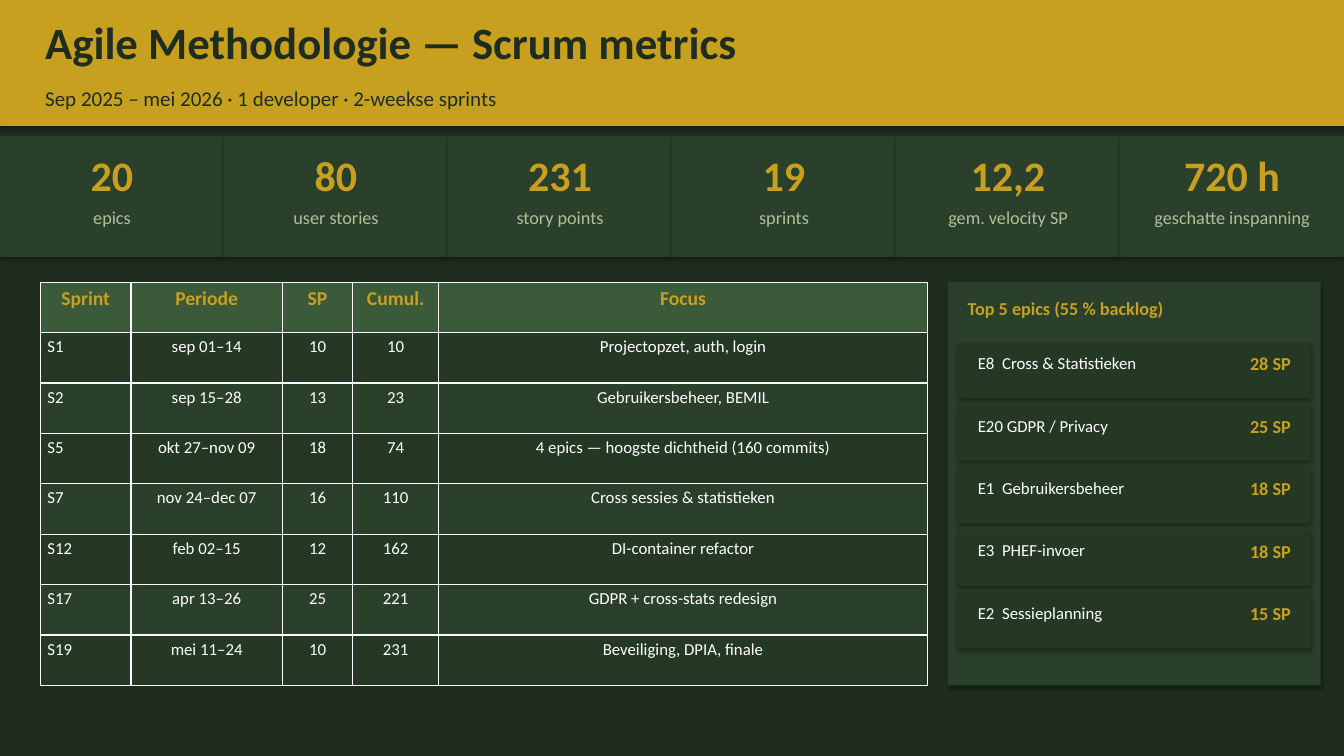
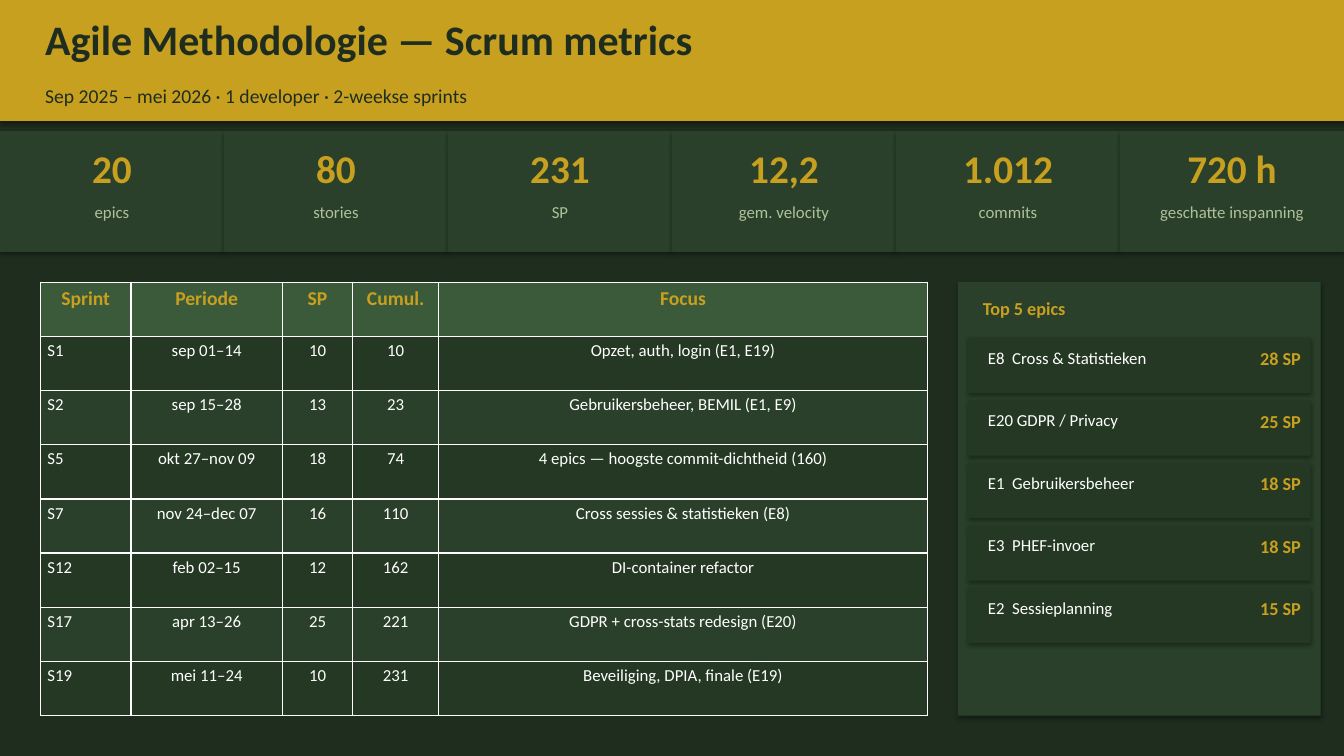
Before and after one commit to BenoitGoethals/WarriorFit, a slide deck: slide 11 of documentation/WarriorFit_Presentatie_10min_NL.pptx (slide 8 before the commit). Drawn at 1344x756 pixels with LibreOffice and Linux fonts; fonts in the diff are those of the drawing. Boxes give left, top, right and bottom in pixels: in the first picture for what was removed or moved away, otherwise in the second. Text is boxed around its words. In the diff, an @@ line names an element or a change of style, - is before the commit and + after.

Commit message:
Update 10-minute deck script: slides expanded to 17, refinements & helpers added
- Added 2 new slides and refined existing slide scripts.
- Expanded slide helpers: new functions for KPI rows, bullets, and better image handling.
- Consolidated palette and layout settings for cleaner code.
- Updated slide titles, flow, and content to reflect enhanced architecture and compliance emphasis.

```diff
--- a/documentation/WarriorFit_Presentatie_10min_NL.pptx
+++ b/documentation/WarriorFit_Presentatie_10min_NL.pptx
@@ rectangle: place and size @@
-rectangle at bbox=[0, 0, 1344, 126]
+rectangle at bbox=[0, 0, 1344, 121]
@@ text "Agile Methodologie — Scrum metrics" at bbox=[45, 25, 692, 62]: size 32 to 30 pt @@
@@ text "Sep 2025 – mei 2026 ..." at bbox=[45, 89, 467, 106]: size 15 to 14 pt @@
@@ size 30 to 28 pt in 5 elements at bbox=[92, 157, 132, 183], bbox=[316, 156, 356, 183], bbox=[530, 157, 589, 183], bbox=[1187, 155, 1277, 183], bbox=[749, 157, 819, 188] @@
@@ text "12,2": place and size @@
-text "12,2" at bbox=[971, 163, 1046, 197]
+text "12,2" at bbox=[749, 157, 819, 188]
@@ 6 rectangles: place and size @@
-6 rectangles at bbox=[0, 136, 1344, 257]
+6 rectangles at bbox=[0, 131, 1344, 252]
@@ text removed at bbox=[763, 163, 806, 191] @@
-19
@@ text added at bbox=[963, 157, 1053, 183], 28 pt, text #C8A020, bold @@
+1.012
@@ text "epics" at bbox=[95, 206, 130, 221]: size 13 to 12 pt @@
@@ text at bbox=[313, 206, 358, 218]: text changed; size 13 to 12 pt @@
-user stories
+stories
@@ text added at bbox=[552, 207, 568, 218], 12 pt, text #B0C09A @@
+SP
@@ text at bbox=[739, 206, 829, 221]: text changed; size 13 to 12 pt @@
-gem. velocity SP
+gem. velocity
@@ text added at bbox=[979, 206, 1038, 218], 12 pt, text #B0C09A @@
+commits
@@ text "geschatte inspanning" at bbox=[1160, 206, 1303, 221]: size 13 to 12 pt @@
@@ text removed at bbox=[517, 211, 604, 227] @@
-story points
@@ text removed at bbox=[759, 211, 809, 227] @@
-sprints
@@ table at bbox=[40, 282, 928, 716] @@
-row 2, column 5: Projectopzet, auth, login
+row 2, column 5: Opzet, auth, login (E1, E19)
-row 3, column 5: Gebruikersbeheer, BEMIL
+row 3, column 5: Gebruikersbeheer, BEMIL (E1, E9)
-row 4, column 5: 4 epics — hoogste dichtheid (160 commits)
+row 4, column 5: 4 epics — hoogste commit-dichtheid (160)
-row 5, column 5: Cross sessies & statistieken
+row 5, column 5: Cross sessies & statistieken (E8)
-row 7, column 5: GDPR + cross-stats redesign
+row 7, column 5: GDPR + cross-stats redesign (E20)
-row 8, column 5: Beveiliging, DPIA, finale
+row 8, column 5: Beveiliging, DPIA, finale (E19)
@@ rectangle: place and size @@
-rectangle at bbox=[948, 282, 1321, 686]
+rectangle at bbox=[958, 282, 1321, 716]
@@ text at bbox=[983, 302, 1065, 318]: text changed @@
-Top 5 epics (55 % backlog)
+Top 5 epics
@@ rectangle: place and size @@
-rectangle at bbox=[958, 343, 1311, 398]
+rectangle at bbox=[968, 338, 1311, 393]
@@ text "28 SP": place and size @@
-text "28 SP" at bbox=[1250, 357, 1291, 370]
+text "28 SP" at bbox=[1260, 352, 1301, 365]
@@ rectangle: place and size @@
-rectangle at bbox=[958, 405, 1311, 461]
+rectangle at bbox=[968, 400, 1311, 456]
@@ text "25 SP": place and size @@
-text "25 SP" at bbox=[1250, 421, 1291, 433]
+text "25 SP" at bbox=[1260, 416, 1301, 428]
@@ rectangle: place and size @@
-rectangle at bbox=[958, 468, 1311, 523]
+rectangle at bbox=[968, 463, 1311, 518]
@@ 5 texts: place and size @@
-5 texts at bbox=[978, 357, 1137, 622]
+5 texts at bbox=[988, 352, 1147, 617]
@@ text "18 SP": place and size @@
-text "18 SP" at bbox=[1250, 482, 1291, 495]
+text "18 SP" at bbox=[1260, 477, 1301, 490]
@@ rectangle: place and size @@
-rectangle at bbox=[958, 530, 1311, 586]
+rectangle at bbox=[968, 525, 1311, 581]
@@ text "18 SP": place and size @@
-text "18 SP" at bbox=[1250, 545, 1291, 558]
+text "18 SP" at bbox=[1260, 540, 1301, 553]
@@ rectangle: place and size @@
-rectangle at bbox=[958, 593, 1311, 648]
+rectangle at bbox=[968, 588, 1311, 643]
@@ text "15 SP": place and size @@
-text "15 SP" at bbox=[1250, 608, 1291, 620]
+text "15 SP" at bbox=[1260, 603, 1301, 615]
```
Also in this commit, not shown: 12 other slides changed, 4 slides added, 2 slides removed, 1 other file.
